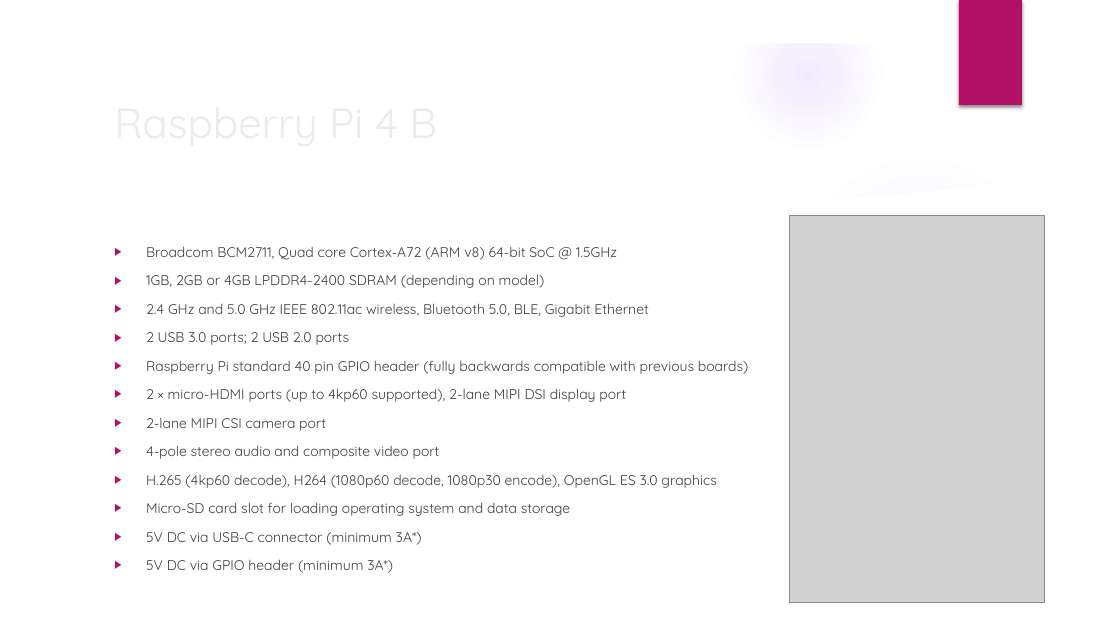
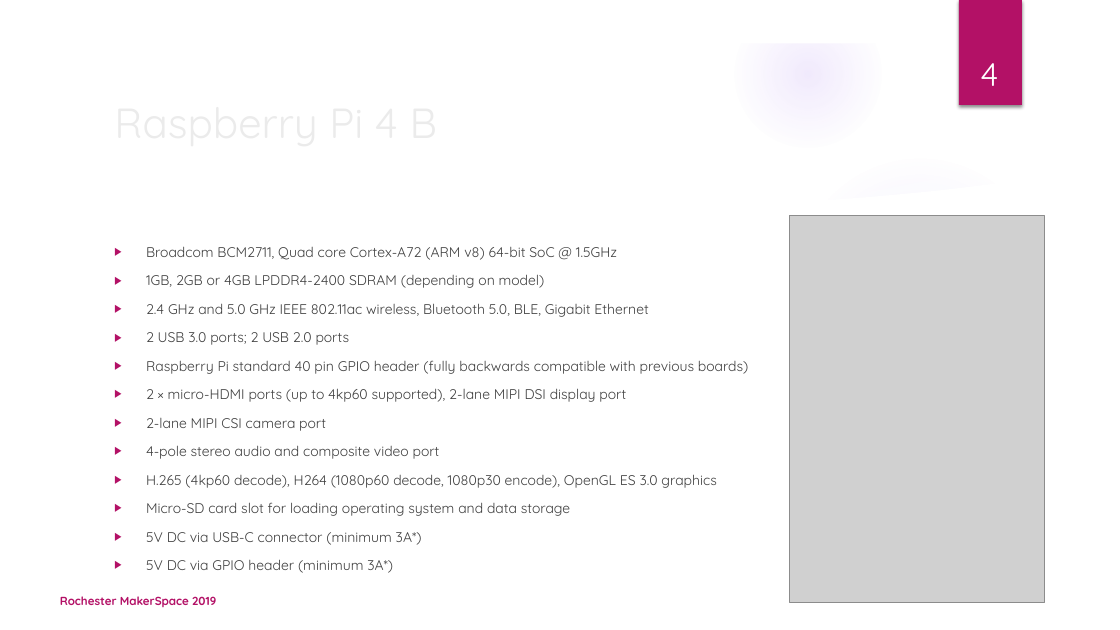
Before and after one commit to RochesterMakerSpace/Raspberry-Pi-class, a slide deck: slide 4 of docs/Introduction to Raspberry Pi.pptx. Drawn at 1120x630 pixels with LibreOffice and Linux fonts; fonts in the diff are those of the drawing; grey boxes stand for pictures; background and template pictures are left out. Boxes give left, top, right and bottom in pixels: in the first picture for what was removed or moved away, otherwise in the second. Text is boxed around its words. In the diff, an @@ line names an element or a change of style, - is before the commit and + after.

```diff
--- a/docs/Introduction to Raspberry Pi.pptx
+++ b/docs/Introduction to Raspberry Pi.pptx
@@ page number added at <box>980,63,998,86</box>, 28 pt, text #FFFFFF @@
+4
@@ text added at <box>60,596,216,607</box>, 10 pt, text #B31166, bold @@
+Rochester MakerSpace 2019
```
Also in this commit, not shown: 5 other slides changed, 1 other file.
